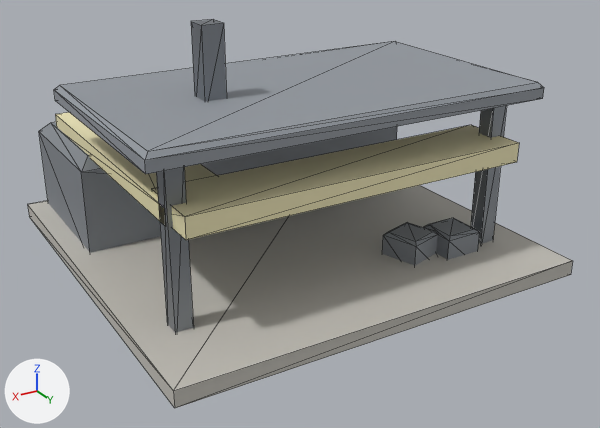
An edit to the glTF model assets/models/repair_depot.glb, drawn before and after from the same camera.
Camera for both pictures: a 50 mm lens placed at (5.64, 9.99, 5.41), pointed at (-0.02, 0.56, 0.69). The axes (+X, +Y, +Z) are drawn at lower left. The lights are the same throughout. The first picture is the older version. Mesh edges are drawn as thin lines. Vertices at exactly the same position are counted once.

The first picture shows 'Body'.
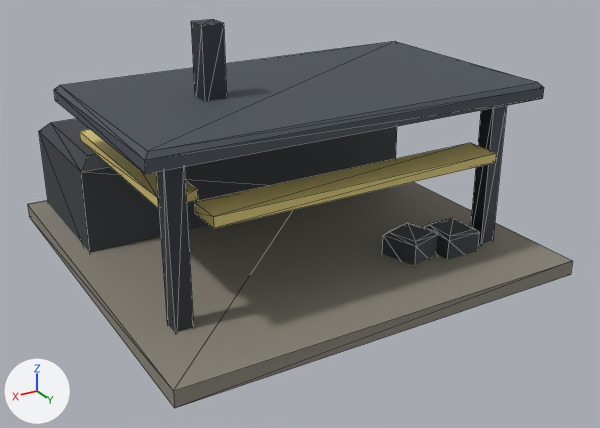
What differs and where, as boxes (x1, y1, x2, y2) in the pictures (600 x 428 px; the box of a moved part takes in the faces that stretch with it):
'Body', recoloured, reshaped (darker): (28, 19, 573, 408) in both
part 1 of me_body, moved or reshaped: before (151, 125, 519, 240); after (194, 143, 496, 228)
part 2 of me_body, moved or reshaped: before (55, 112, 217, 226); after (79, 129, 198, 208)

The change in detail:
Material 'Concrete' (mat_concrete) changes colour from light grey #c2bfb7 to grey #8a8579; in linear values from (0.541, 0.522, 0.475) to (0.254, 0.235, 0.192).
Material 'Hull' (mat_hull) changes colour from grey #83888e to dark grey #3a3f45; in linear values from (0.227, 0.247, 0.271) to (0.0421, 0.0497, 0.0597).
Material 'Metal' (mat_metal) changes colour from grey #93989f to dark grey #4a5058; in linear values from (0.29, 0.314, 0.345) to (0.0684, 0.0804, 0.0975).
Material 'Steel' (mat_steel) changes colour from grey #93989f to dark grey #4a5058; in linear values from (0.29, 0.314, 0.345) to (0.0684, 0.0804, 0.0975).
Material 'Faction' (mat_faction) changes colour from beige #eee5b8 to yellow #d9c87a; in linear values from (0.851, 0.784, 0.478) to (0.694, 0.577, 0.194).
me_body has 104 vertices, 164 faces and spans x -3.0..3.0, y -3.0..3.0, z 0.0..3.55.
me_body is used by ob_body; location (0.0, 0.0, 0.0).
me_body part 1: the loose piece of 8 vertices spanning x -2.46..2.46, y 1.32..2.28, z 1.56..1.84 is scaled about its middle by (0.854, 0.531, 0.5), then moved by (0.0, 0.18, -0.03).
me_body part 2: the loose piece of 8 vertices spanning x 1.56..2.52, y -2.46..1.86, z 1.57..1.8 is scaled about its middle by (0.531, 0.694, 0.625), then moved by (0.12, 0.18, -0.01).
